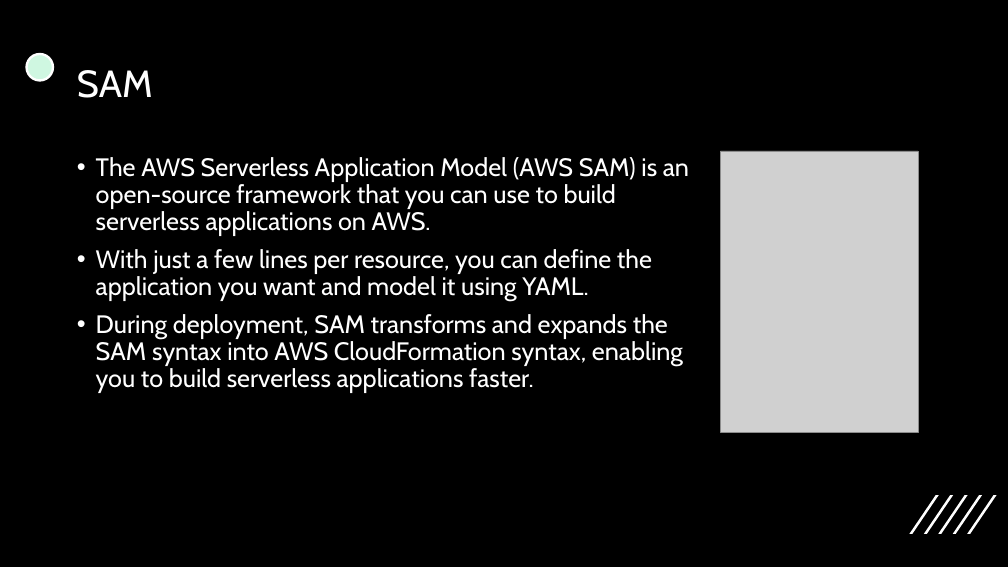
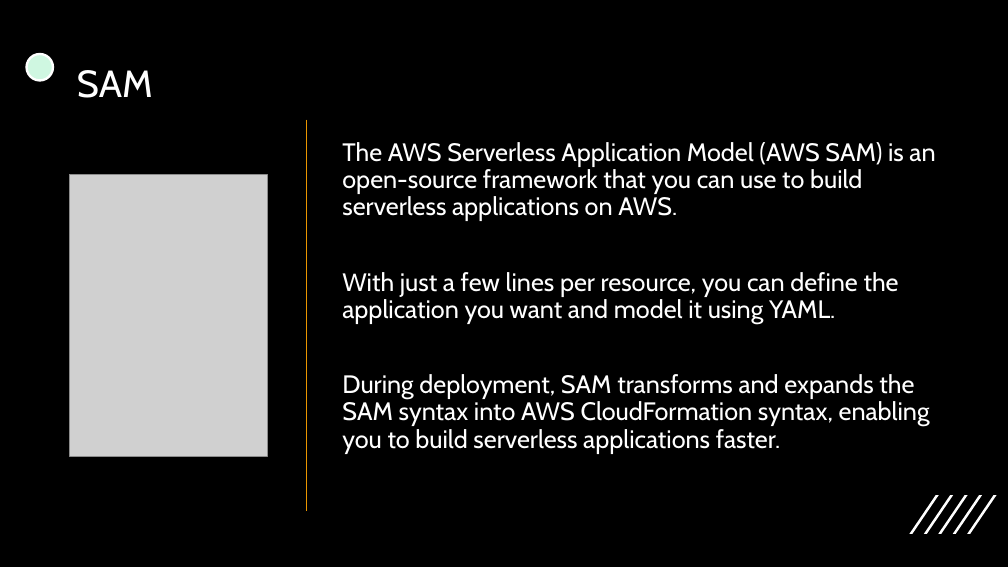
Before and after one commit to bismillahkani/AWS-Serverless-AI, a slide deck: slide 5 of serverless-workshop.pptx. Drawn at 1008x567 pixels with LibreOffice and Linux fonts; fonts in the diff are those of the drawing; grey boxes stand for pictures. Boxes give left, top, right and bottom in pixels: in the first picture for what was removed or moved away, otherwise in the second. Text is boxed around its words. In the diff, an @@ line names an element or a change of style, - is before the commit and + after.

```diff
--- a/serverless-workshop.pptx
+++ b/serverless-workshop.pptx
@@ line added from (306, 119) to (306, 512), #EA9600 1.5 pt @@
@@ text "The AWS Serverless Application Model ...": place and size @@
-text "The AWS Serverless Application Model ..." at [96, 157, 689, 393]
+text "The AWS Serverless Application Model ..." at [342, 142, 935, 454]
@@ text "The AWS Serverless Application Model ..." at [342, 142, 935, 454]: bullet • to none @@
@@ picture: place and size @@
-picture at [721, 151, 919, 433]
+picture at [70, 175, 268, 456]
```
Also in this commit, not shown: 5 other slides changed, 1 slide added.
